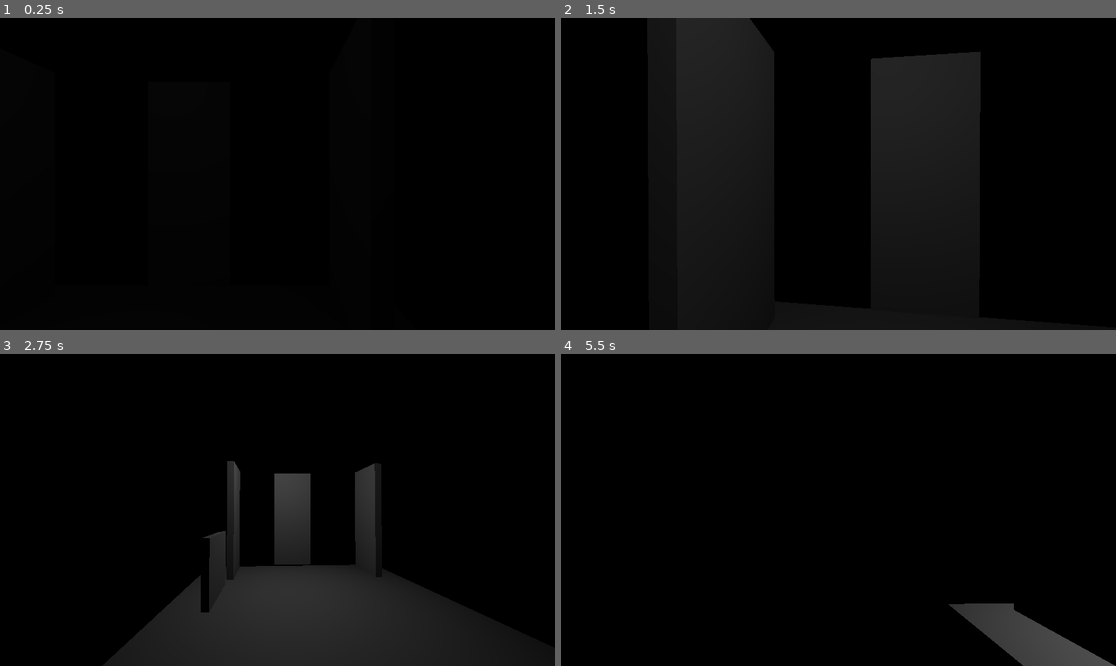
Above: before the commit, frames 1-4 (two rows, left to right).
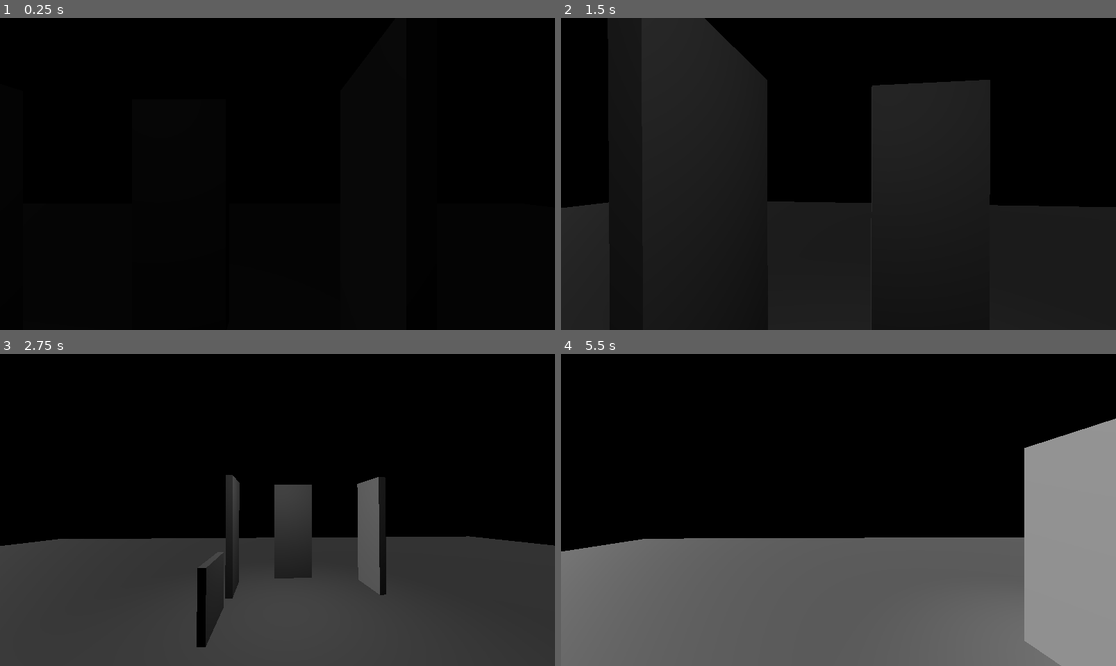
Above: after the commit, the same moments.

Repository: BradyKearley/CUGlobalGameJam2026
Game: Godot game, scene res://Tscn/Player/TestMap.tscn
Two runs of this game, one before a commit and one after it. Both use one fixed random seed, a clock stepped at 60 frames per second and the inputs below.
Inputs (mouse positions are in pixels of both pictures, inside the frame that each line leads up to):
- Up to frame 1 (0.25 s): no input
- Up to frame 2 (1.5 s): tap Enter at 0.5 s; move the mouse to (866, 174) at 0.52 s; hold A (A) 0.53-1.28 s; tap D (D) at 0.8, 1.35 s; move the mouse to (810, 174) at 1.27 s
- Up to frame 3 (2.75 s): tap S (S) at 1.55 s; tap Space at 2 s; move the mouse to (288, 503) at 2.02 s; hold S (S) from 2.03 s (still down); tap W (W) at 2.3 s
- Up to frame 4 (5.5 s): move the mouse to (832, 516) at 2.77 s; release S (S) at 2.78 s; tap W (W) at 2.85 s; tap A (A) at 3.05 s; tap Enter at 3.5 s; move the mouse to (877, 513) at 3.52 s; hold A (A) 3.53-4.28 s; tap D (D) at 3.8, 4.35 s; move the mouse to (794, 506) at 4.27 s; tap S (S) at 4.55 s; tap Space at 5 s; move the mouse to (844, 510) at 5.02 s; hold W (W) from 5.03 s (still down); tap E (Interact) at 5.1 s

The runs differ from the first frame. In frame 2, 23% of the frame differs, in the area x 0-100%, y 0-100%; in frame 3, 34%; in frame 4, 46%, in the area x 0-100%, y 20-100%.

Commit message:
Walking npcs.

Diff:
--- /dev/null
+++ b/Scripts/walking_npc.gd
@@ -0,0 +1,61 @@
+extends CharacterBody3D
+class_name WalkingNPC
+
+# Export variables for easy configuration in editor
+@export var speed: float = 2.0
+@export var path_progress_speed: float = 1.0
+@export var loop_path: bool = true
+@export var auto_start: bool = true
+
+# REFERENCE TO EXTERNAL PATH - Set this in the Inspector!
+@export var path_to_follow: Path3D
+
+# External path references
+var path_3d: Path3D
+var path_follow_3d: PathFollow3D
+
+# Movement state
+var is_moving: bool = false
+var current_progress: float = 0.0
+
+func _ready():
+
+	path_3d = path_to_follow
+
+	path_follow_3d = PathFollow3D.new()
+	path_3d.add_child(path_follow_3d)
+	if path_3d.curve and path_3d.curve.point_count > 1:
+		if auto_start:
+			start_movement()
+
+func _physics_process(delta):
+	if not is_moving or not path_3d or not path_follow_3d:
+		return
+
+	current_progress += path_progress_speed * delta
+
+	if current_progress >= 1.0:
+		if loop_path:
+			current_progress = 0.0
+		else:
+			current_progress = 1.0
+			stop_movement()
+			return
+
+	path_follow_3d.progress_ratio = current_progress
+
+	var new_position = path_follow_3d.global_position
+	var movement_direction = (new_position - global_position).normalized()
+
+	global_position = new_position
+
+	if movement_direction.length() > 0.1:
+		var target_rotation = atan2(movement_direction.x, movement_direction.z)
+		rotation.y = lerp_angle(rotation.y, target_rotation, 3.0 * delta)
+
+func start_movement():
+	is_moving = true
+
+func stop_movement():
+	is_moving = false
+	velocity = Vector3.ZERO
--- /dev/null
+++ b/TestPerson.tscn
@@ -0,0 +1,24 @@
+[gd_scene format=3 uid="uid://br6qebqohpdft"]
+
+[ext_resource type="Script" uid="uid://1yn4jv4psye8" path="res://Scripts/walking_npc.gd" id="1_2h3x5"]
+[ext_resource type="Material" uid="uid://yjeanh1o4gtq" path="res://Materials/ClockHand.tres" id="2_6jth8"]
+
+[sub_resource type="CapsuleMesh" id="CapsuleMesh_w3s8l"]
+
+[sub_resource type="CapsuleShape3D" id="CapsuleShape3D_3k2m1"]
+
+[sub_resource type="BoxMesh" id="BoxMesh_nqmym"]
+
+[node name="CharacterBody3D" type="CharacterBody3D" unique_id=1946460665]
+script = ExtResource("1_2h3x5")
+
+[node name="MeshInstance3D" type="MeshInstance3D" parent="." unique_id=1026016166]
+mesh = SubResource("CapsuleMesh_w3s8l")
+
+[node name="CollisionShape3D" type="CollisionShape3D" parent="." unique_id=1430283700]
+shape = SubResource("CapsuleShape3D_3k2m1")
+
+[node name="MeshInstance3D2" type="MeshInstance3D" parent="." unique_id=1089427776]
+transform = Transform3D(0.011463411, 0, -0.99903446, 0, 0.20151645, 0, 0.26067585, 0, 0.04393327, -0.05273974, 0.51991224, 0.40550578)
+material_override = ExtResource("2_6jth8")
+mesh = SubResource("BoxMesh_nqmym")
--- a/Tscn/Player/TestMap.tscn
+++ b/Tscn/Player/TestMap.tscn
@@ -8,8 +8,12 @@
 [ext_resource type="AudioStream" uid="uid://bu0gm2nynk5pc" path="res://SFX/YellowMaskLady.mp3" id="6_185ci"]
 [ext_resource type="PackedScene" uid="uid://rwrj2kpqpx2o" path="res://Tscn/game_manager.tscn" id="7_un6sn"]
 [ext_resource type="PackedScene" uid="uid://b0dvaq7xi83ms" path="res://Tscn/Clock.tscn" id="8_viy3q"]
+[ext_resource type="PackedScene" uid="uid://br6qebqohpdft" path="res://TestPerson.tscn" id="9_abc123"]
 
 [sub_resource type="BoxMesh" id="BoxMesh_trbfg"]
+
+[sub_resource type="ConcavePolygonShape3D" id="ConcavePolygonShape3D_3n6f3"]
+data = PackedVector3Array(-0.5, 0.5, 0.5, 0.5, 0.5, 0.5, -0.5, -0.5, 0.5, 0.5, 0.5, 0.5, 0.5, -0.5, 0.5, -0.5, -0.5, 0.5, 0.5, 0.5, -0.5, -0.5, 0.5, -0.5, 0.5, -0.5, -0.5, -0.5, 0.5, -0.5, -0.5, -0.5, -0.5, 0.5, -0.5, -0.5, 0.5, 0.5, 0.5, 0.5, 0.5, -0.5, 0.5, -0.5, 0.5, 0.5, 0.5, -0.5, 0.5, -0.5, -0.5, 0.5, -0.5, 0.5, -0.5, 0.5, -0.5, -0.5, 0.5, 0.5, -0.5, -0.5, -0.5, -0.5, 0.5, 0.5, -0.5, -0.5, 0.5, -0.5, -0.5, -0.5, 0.5, 0.5, 0.5, -0.5, 0.5, 0.5, 0.5, 0.5, -0.5, -0.5, 0.5, 0.5, -0.5, 0.5, -0.5, 0.5, 0.5, -0.5, -0.5, -0.5, 0.5, 0.5, -0.5, 0.5, -0.5, -0.5, -0.5, 0.5, -0.5, 0.5, 0.5, -0.5, -0.5, -0.5, -0.5, -0.5)
 
 [sub_resource type="Sky" id="Sky_trbfg"]
 
@@ -20,11 +24,24 @@
 ambient_light_color = Color(1, 1, 1, 1)
 ambient_light_energy = 6.35
 
+[sub_resource type="Curve3D" id="Curve3D_3n6f3"]
+closed = true
+_data = {
+"points": PackedVector3Array(0, 0, 0, 0, 0, 0, 0, 1, 0, 0, 0, 0, 0, 0, 0, 10, 1, 0, 0, 0, 0, 0, 0, 0, 10, 1, 5),
+"tilts": PackedFloat32Array(0, 0, 0)
+}
+point_count = 3
+
 [node name="Node3D" type="Node3D" unique_id=212793425]
 
 [node name="MeshInstance3D" type="MeshInstance3D" parent="." unique_id=611980813]
-transform = Transform3D(4.6050663, 0, 0, 0, 0.029458225, 0, 0, 0, 4.288339, -1.0335693, -0.4044702, -1.1350826)
+transform = Transform3D(30.840002, 0, 0, 0, 0.029458225, 0, 0, 0, 23.93008, -1.0335693, -0.4044702, -1.1350826)
 mesh = SubResource("BoxMesh_trbfg")
+
+[node name="StaticBody3D" type="StaticBody3D" parent="MeshInstance3D" unique_id=1141809676]
+
+[node name="CollisionShape3D" type="CollisionShape3D" parent="MeshInstance3D/StaticBody3D" unique_id=188725867]
+shape = SubResource("ConcavePolygonShape3D_3n6f3")
 
 [node name="Player" parent="." unique_id=207691121 instance=ExtResource("1_fvh4k")]
 transform = Transform3D(1, 0, 0, 0, 1, 0, 0, 0, 1, 0, 0.28720117, -0.6934986)
@@ -34,6 +51,9 @@
 
 [node name="OmniLight3D" type="OmniLight3D" parent="WorldEnvironment" unique_id=1034814661]
 transform = Transform3D(1, 0, 0, 0, 1, 0, 0, 0, 1, -1.3908938, 2.2401667, -1.5407122)
+
+[node name="DirectionalLight3D" type="DirectionalLight3D" parent="WorldEnvironment/OmniLight3D" unique_id=1309303656]
+transform = Transform3D(-0.19690137, 0.32093087, -0.9264088, -0.054228634, 0.9398954, 0.33712888, 0.9789224, 0.11661901, -0.16766304, -13.566932, 2.089466, -4.9572153)
 
 [node name="Note" parent="." unique_id=2076376056 instance=ExtResource("2_trbfg")]
 transform = Transform3D(-0.100000024, 0, 0, 0, 0.9, 0, 0, 0, 1, -2.54271, 0.28720117, -0.6934986)
@@ -55,3 +75,25 @@
 
 [node name="MultiMeshInstance3D" parent="." unique_id=2027109289 instance=ExtResource("8_viy3q")]
 transform = Transform3D(-0.99979645, 0, 0.020174716, 0, 1, 0, -0.020174716, 0, -0.99979645, 0, 0.3602643, 2.5015182)
+
+[node name="WalkingNPC1" parent="." unique_id=1309840651 node_paths=PackedStringArray("path_to_follow") instance=ExtResource("9_abc123")]
+transform = Transform3D(1, 0, 0, 0, 1, 0, 0, 0, 1, -5, 0.5, -5)
+speed = 0.1
+path_progress_speed = 0.1
+path_to_follow = NodePath("../Path3D")
+
+[node name="WalkingNPC2" parent="." unique_id=1920636493 node_paths=PackedStringArray("path_to_follow") instance=ExtResource("9_abc123")]
+transform = Transform3D(1, 0, 0, 0, 1, 0, 0, 0, 1, 5, 0.5, -5)
+speed = 0.1
+path_progress_speed = 0.1
+path_to_follow = NodePath("../Path3D")
+
+[node name="WalkingNPC3" parent="." unique_id=1778030323 node_paths=PackedStringArray("path_to_follow") instance=ExtResource("9_abc123")]
+transform = Transform3D(1, 0, 0, 0, 1, 0, 0, 0, 1, -8, 0.5, 3)
+speed = 0.2
+path_progress_speed = 0.2
+path_to_follow = NodePath("../Path3D")
+
+[node name="Path3D" type="Path3D" parent="." unique_id=1745892307]
+transform = Transform3D(1, 0, 0, 0, 1, 0, 0, 0, 1, 0, -0.38974106, 0)
+curve = SubResource("Curve3D_3n6f3")
Not shown, added: Scripts/walking_npc.gd.uid
